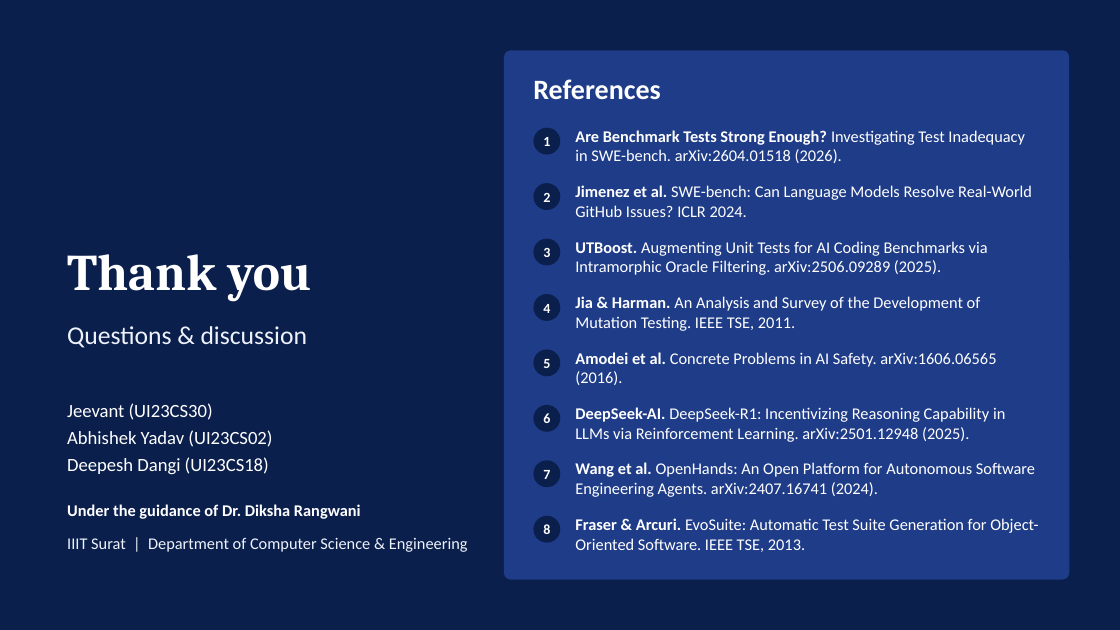
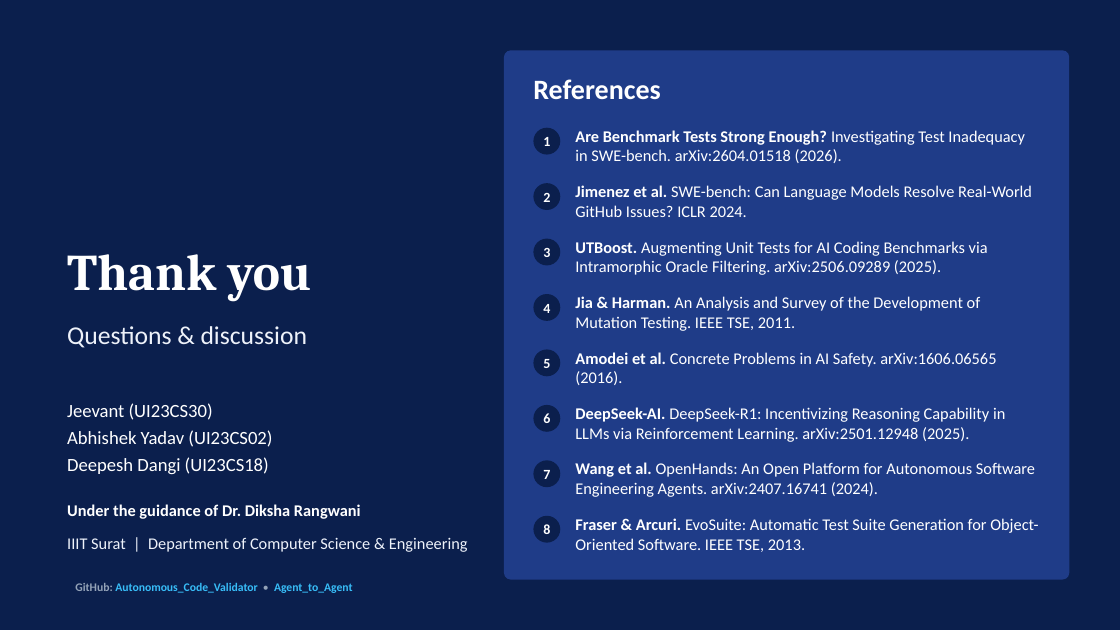
Before and after one commit to Jeevant010/Autonomous_Code_Validator, a slide deck: slide 10 of presentation/Autonomous_Code_Validator_Presentation.pptx. Drawn at 1120x630 pixels with LibreOffice and Linux fonts; fonts in the diff are those of the drawing; background and template pictures are left out. Boxes give left, top, right and bottom in pixels: in the first picture for what was removed or moved away, otherwise in the second. Text is boxed around its words. In the diff, an @@ line names an element or a change of style, - is before the commit and + after.

```diff
--- a/presentation/Autonomous_Code_Validator_Presentation.pptx
+++ b/presentation/Autonomous_Code_Validator_Presentation.pptx
@@ text added at [75,583,353,593], 10 pt, text #38BDF8, bold @@
+GitHub: Autonomous_Code_Validator • Agent_to_Agent
```
Also in this commit, not shown: 1 other slide changed, 4 other files.
